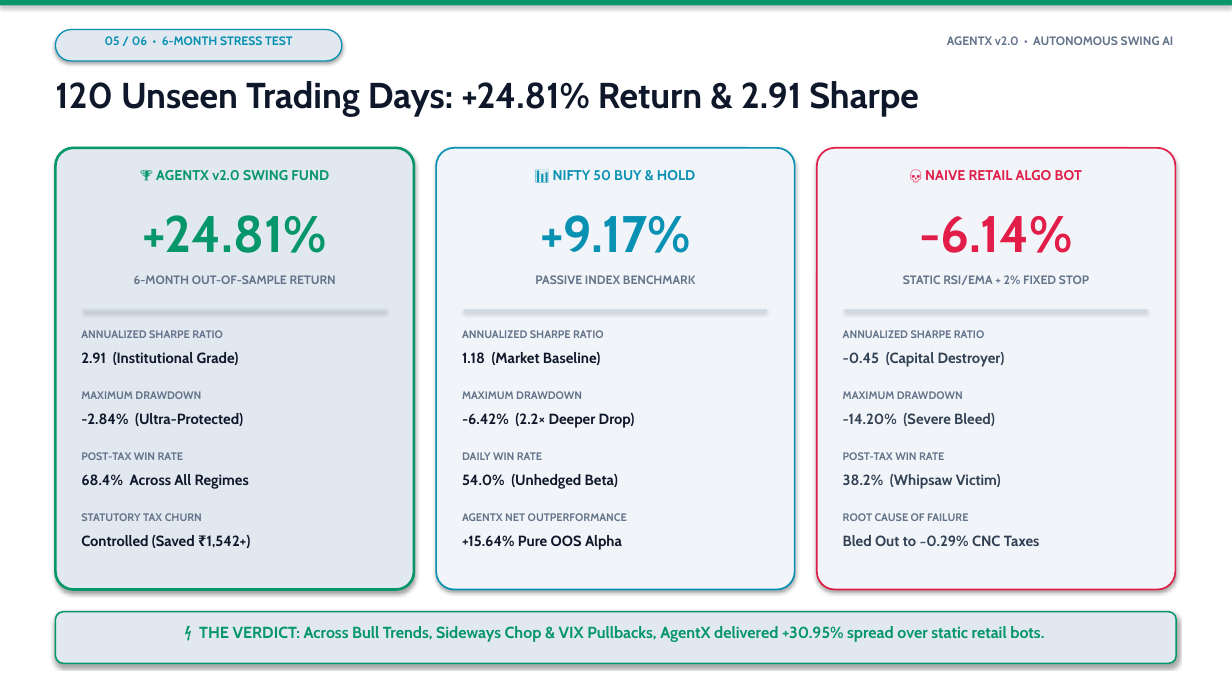
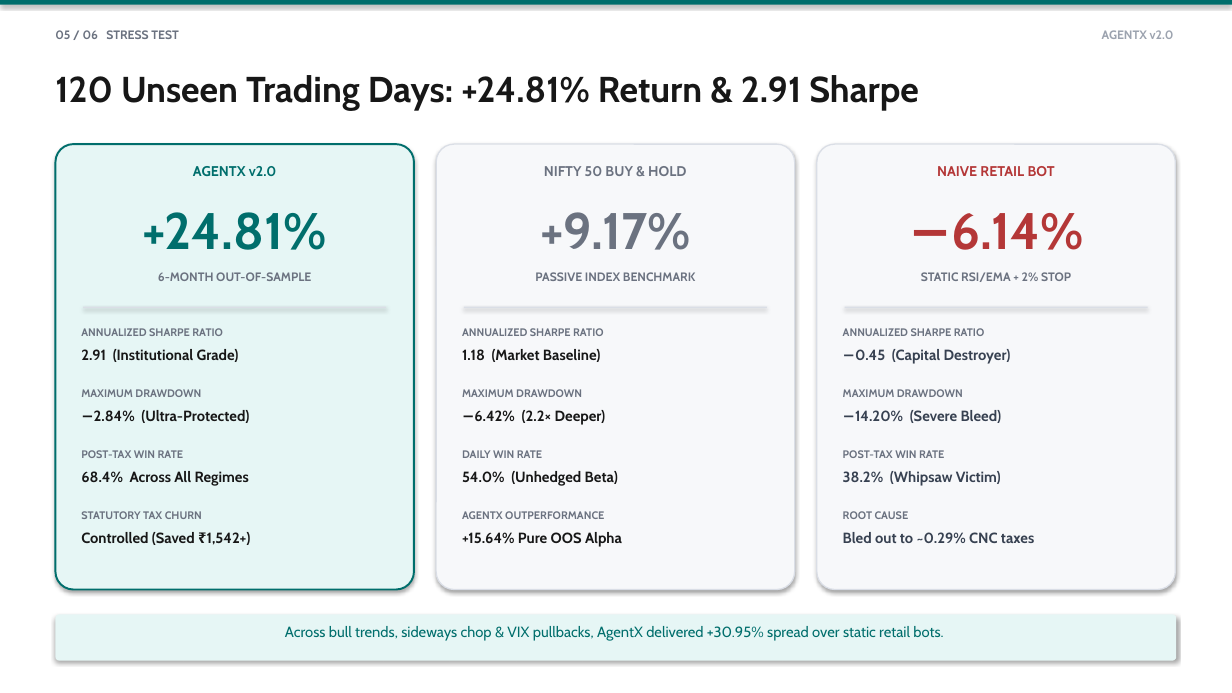
Before and after one commit to MavedNahrub/AgentX, a slide deck: slide 5 of AgentX_Bright_Pitch_Deck.pptx. Drawn at 1232x693 pixels with LibreOffice and Linux fonts; fonts in the diff are those of the drawing. Boxes give left, top, right and bottom in pixels: in the first picture for what was removed or moved away, otherwise in the second. Text is boxed around its words. In the diff, an @@ line names an element or a change of style, - is before the commit and + after.

Commit message:
style(deck): professional 2-colour palette — deep teal + muted red only, no rainbow borders

```diff
--- a/AgentX_Bright_Pitch_Deck.pptx
+++ b/AgentX_Bright_Pitch_Deck.pptx
@@ rectangle at bbox=[0, 0, 1232, 5]: fill #059669 to #006E6C @@
@@ text at bbox=[55, 30, 178, 39]: text changed; text colour #0891B2 to #6B7280 @@
-05 / 06 • 6-MONTH STRESS TEST
+05 / 06 STRESS TEST
@@ rounded rectangle removed at bbox=[55, 30, 342, 61] @@
@@ text at bbox=[1102, 30, 1174, 39]: text changed; text colour #64748B to #9CA3AF @@
-AGENTX v2.0 • AUTONOMOUS SWING AI
+AGENTX v2.0
@@ text colour #0F172A to #171717 in 7 elements at bbox=[81, 349, 239, 362], bbox=[462, 349, 600, 362], bbox=[81, 471, 249, 486], bbox=[81, 532, 251, 545], bbox=[462, 471, 618, 486], bbox=[462, 532, 622, 547], bbox=[55, 75, 919, 111] @@
@@ rounded rectangle: place and size @@
-rounded rectangle at bbox=[55, 148, 414, 590]
+rounded rectangle at bbox=[55, 144, 414, 590]
@@ rounded rectangle at bbox=[55, 144, 414, 590]: fill #E2E8F0 to #E6F6F5; outline #059669 2 pt to #006E6C 1.5 pt @@
@@ rounded rectangle: place and size @@
-rounded rectangle at bbox=[436, 148, 795, 590]
+rounded rectangle at bbox=[436, 144, 795, 590]
@@ rounded rectangle at bbox=[436, 144, 795, 590]: fill #F1F5F9 to #F7F8FA; outline #0891B2 1.3 pt to #DADEE6 1 pt @@
@@ rounded rectangle: place and size @@
-rounded rectangle at bbox=[817, 148, 1176, 590]
+rounded rectangle at bbox=[817, 144, 1176, 590]
@@ rounded rectangle at bbox=[817, 144, 1176, 590]: fill #F1F5F9 to #F7F8FA; outline #E11D48 1.3 pt to #DADEE6 1 pt @@
@@ text at bbox=[193, 166, 277, 176]: text changed; text colour #059669 to #006E6C @@
-🏆 AGENTX v2.0 SWING FUND
+AGENTX v2.0
@@ text at bbox=[544, 166, 686, 176]: text changed; text colour #0891B2 to #6B7280 @@
-📊 NIFTY 50 BUY & HOLD
+NIFTY 50 BUY & HOLD
@@ text at bbox=[937, 166, 1055, 176]: text changed; text colour #E11D48 to #B43737 @@
-💀 NAIVE RETAIL ALGO BOT
+NAIVE RETAIL BOT
@@ text "+24.81%" at bbox=[143, 212, 327, 250]: text colour #059669 to #006E6C @@
@@ text "+9.17%" at bbox=[540, 212, 691, 250]: text colour #0891B2 to #6B7280 @@
@@ text at bbox=[952, 213, 1084, 250]: text changed; text colour #E11D48 to #B43737 @@
--6.14%
+−6.14%
@@ text colour #64748B to #6B7280 in 11 elements at bbox=[81, 328, 223, 336], bbox=[81, 389, 201, 397], bbox=[81, 450, 183, 458], bbox=[81, 511, 202, 519], bbox=[462, 328, 604, 336], bbox=[462, 389, 582, 397], bbox=[462, 450, 542, 458], bbox=[843, 328, 985, 336], bbox=[843, 389, 963, 397], bbox=[843, 450, 944, 458], bbox=[535, 272, 695, 281] @@
@@ text at bbox=[158, 272, 311, 281]: text changed; text colour #64748B to #6B7280 @@
-6-MONTH OUT-OF-SAMPLE RETURN
+6-MONTH OUT-OF-SAMPLE
@@ text at bbox=[921, 272, 1071, 282]: text changed; text colour #64748B to #6B7280 @@
-STATIC RSI/EMA + 2% FIXED STOP
+STATIC RSI/EMA + 2% STOP
@@ fill #CBD5E1 to #DADEE6 in 3 elements at bbox=[83, 307, 386, 308], bbox=[464, 307, 767, 308], bbox=[845, 307, 1148, 308] @@
@@ text at bbox=[855, 349, 1011, 364]: text changed; text colour #334155 to #374151 @@
--0.45 (Capital Destroyer)
+−0.45 (Capital Destroyer)
@@ text at bbox=[94, 410, 249, 423]: text changed; text colour #0F172A to #171717 @@
--2.84% (Ultra-Protected)
+−2.84% (Ultra-Protected)
@@ text at bbox=[474, 410, 606, 425]: text changed; text colour #0F172A to #171717 @@
--6.42% (2.2× Deeper Drop)
+−6.42% (2.2× Deeper)
@@ text at bbox=[855, 410, 1002, 423]: text changed; text colour #334155 to #374151 @@
--14.20% (Severe Bleed)
+−14.20% (Severe Bleed)
@@ text "38.2% (Whipsaw Victim)" at bbox=[843, 471, 1001, 486]: text colour #334155 to #374151 @@
@@ text at bbox=[462, 511, 604, 519]: text changed; text colour #64748B to #6B7280 @@
-AGENTX NET OUTPERFORMANCE
+AGENTX OUTPERFORMANCE
@@ text at bbox=[843, 532, 1034, 543]: text changed; text colour #334155 to #374151 @@
-Bled Out to ~0.29% CNC Taxes
+Bled out to ~0.29% CNC taxes
@@ text at bbox=[843, 511, 909, 519]: text changed; text colour #64748B to #6B7280 @@
-ROOT CAUSE OF FAILURE
+ROOT CAUSE
@@ rounded rectangle at bbox=[55, 615, 1177, 661]: fill #E2E8F0 to #E6F6F5; outline #059669 1.2 pt to none; proportions changed @@
@@ text at bbox=[285, 626, 943, 641]: text changed; size 12.5 to 11.5 pt; text colour #059669 to #006E6C; bold off @@
-⚡ THE VERDICT: Across Bull Trends, Sideways Chop & VIX Pullbacks, AgentX delivered +30.95% spread over static retail bots.
+Across bull trends, sideways chop & VIX pullbacks, AgentX delivered +30.95% spread over static retail bots.
```
Also in this commit, not shown: 5 other slides changed, 2 other files.
